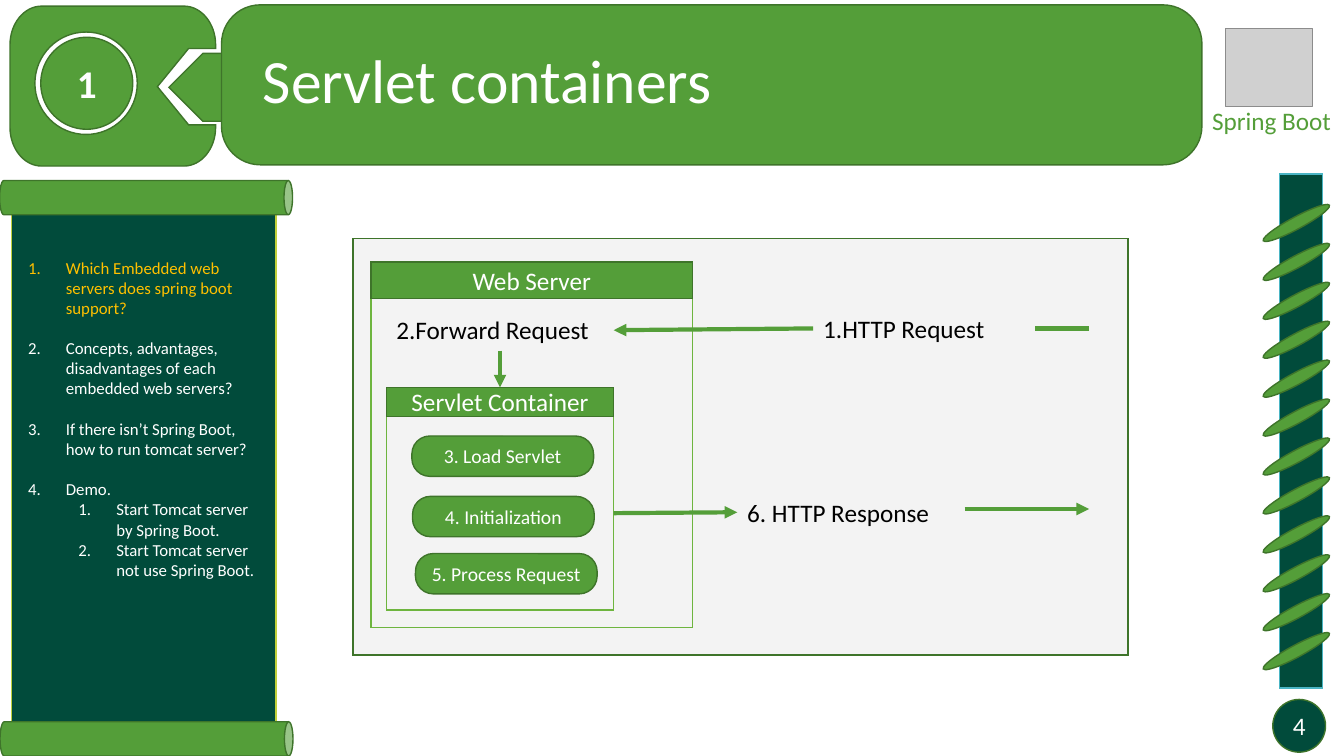
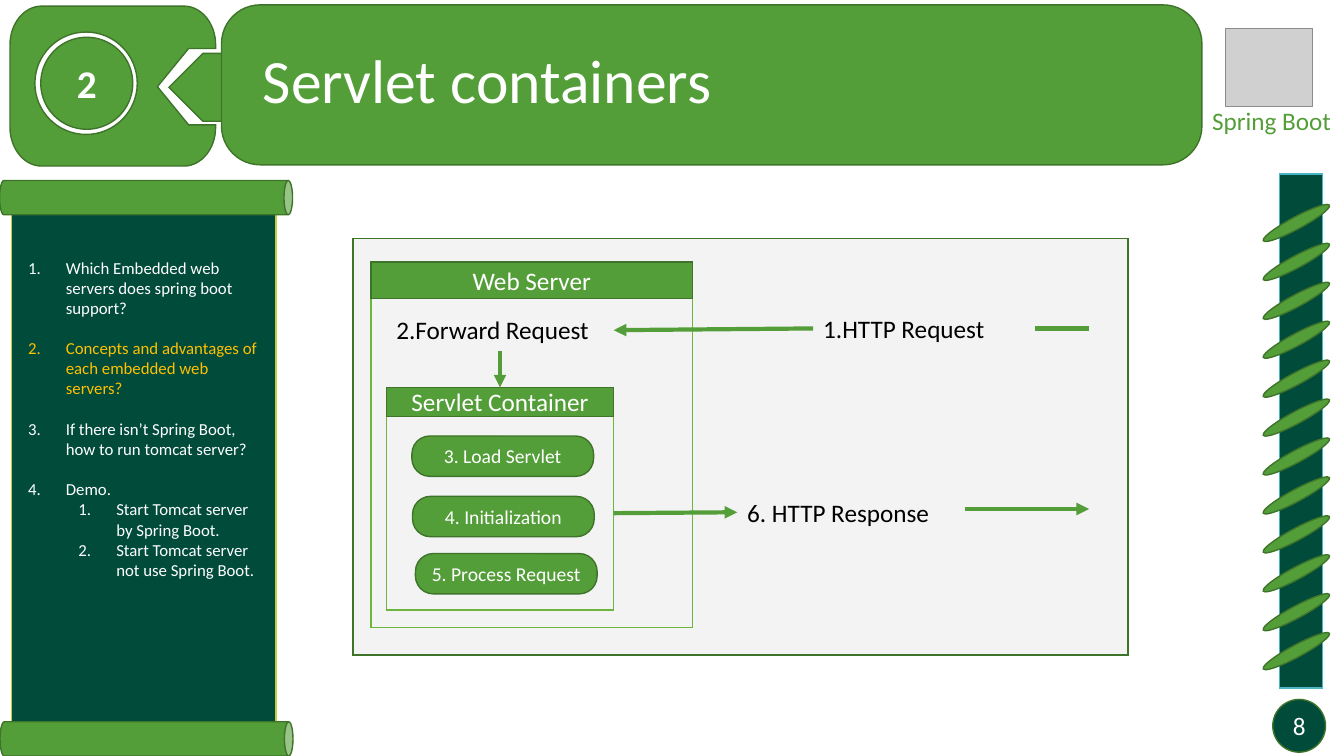
Before and after one commit to minhdua/Spring-boot-tutorial, a slide deck: slide 8 of Docs/Embedded containers.pptx (slide 4 before the commit). Drawn at 1344x756 pixels with LibreOffice and Linux fonts; fonts in the diff are those of the drawing; grey boxes stand for pictures. Boxes give left, top, right and bottom in pixels: in the first picture for what was removed or moved away, otherwise in the second. Text is boxed around its words. In the diff, an @@ line names an element or a change of style, - is before the commit and + after.

```diff
--- a/Docs/Embedded containers.pptx
+++ b/Docs/Embedded containers.pptx
@@ text in ellipse at [77, 72, 97, 98]: text changed @@
-1
+2
@@ text at [66, 262, 232, 317]: text colour #FFC000 to #FFFFFF in "Which Embedded web servers does spring boot ..." @@
@@ text at [66, 342, 257, 394]: text changed; text colour #FFFFFF to #FFC000 @@
-2. Concepts, advantages, disadvantages of each embedded web servers?
+2. Concepts and advantages of each embedded web servers?
@@ page number at [1293, 717, 1306, 735]: text changed @@
-4
+8
```
Also in this commit, not shown: 7 other slides changed, 12 slides added, 1 other file.
